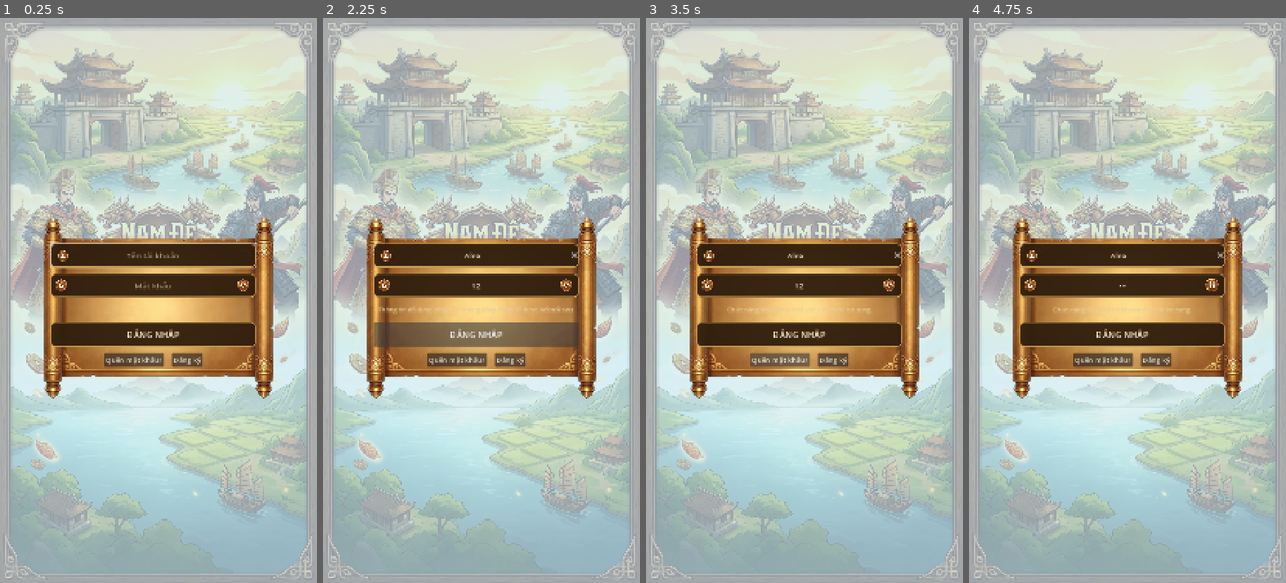
Above: before the commit, frames 1-4 (left to right).
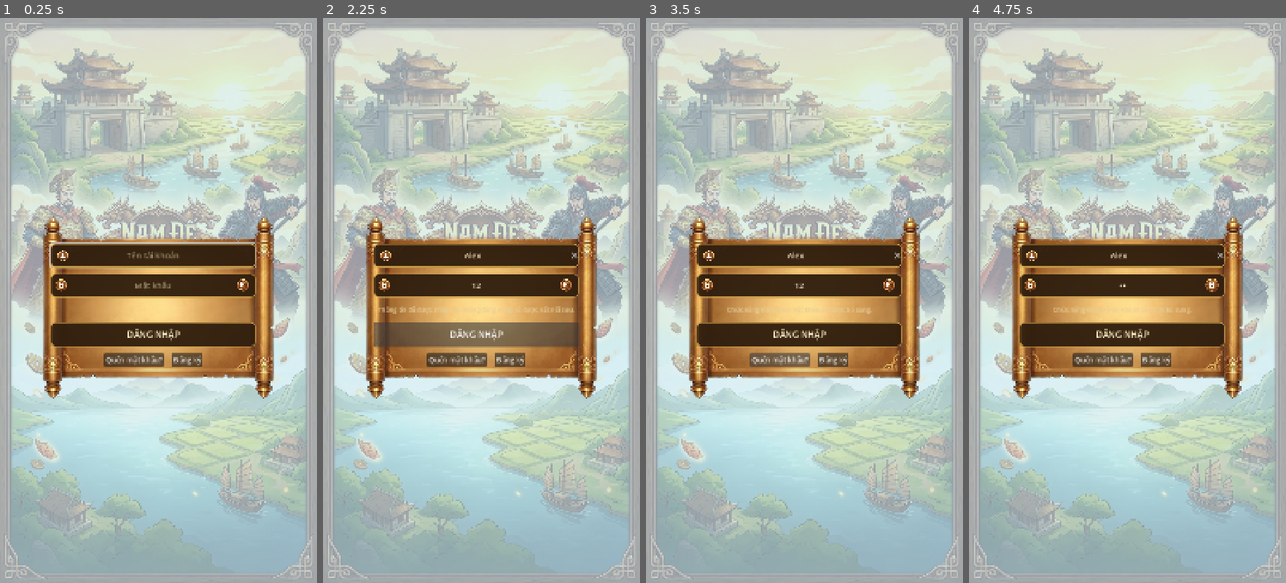
Above: after the commit, the same moments.

Repository: phanhuytung/nam-de-dai-viet
Game: Godot game, scene res://Scenes/Login/Login.tscn
Two runs of this game, one before a commit and one after it. Both use one fixed random seed, a clock stepped at 60 frames per second and the inputs below.
Inputs (mouse positions are in pixels of both pictures, inside the frame that each line leads up to):
- Up to frame 1 (0.25 s): no input
- Up to frame 2 (2.25 s): click (475, 255) at 0.52 s; type "Alex" at 0.6 s; click (475, 283) at 0.75 s; type "12" at 0.83 s; click (567, 283) at 1.25 s; click "ĐĂNG NHẬP" at 2 s
- Up to frame 3 (3.5 s): click "Quên mật khẩu?" at 2.75 s
- Up to frame 4 (4.75 s): click "Đăng ký" at 3.5 s; click (1213, 283) at 4.25 s

The runs differ from the first frame. In frame 1, 7.3% of the frame differs, in the area x 1-99%, y 0-100%; in frame 2, 7.0%; in frame 3, 7.1%; in frame 4, 7.1%.

Commit message:
Make portrait window resolution adaptive to actual display

Diff:
--- a/Scripts/Core/PortraitApp.gd
+++ b/Scripts/Core/PortraitApp.gd
@@ -1,16 +1,18 @@
 extends Node
 
-# Global display policy: portrait-first for every platform.
-# Mobile uses the project orientation setting. Desktop keeps a portrait window
-# sized to fit the usable screen so the full vertical layout remains visible.
-const BASE_SIZE := Vector2i(720, 1280)
-const DESKTOP_MARGIN := 120
-const DESKTOP_MAX_WIDTH := 720
-const DESKTOP_MAX_HEIGHT := 1280
+# Global display policy:
+# - Portrait orientation is the app policy, not a fixed pixel resolution.
+# - 720x1280 is only the Godot design/base resolution for authoring UI.
+# - The real window size is calculated from the actual display at runtime.
+# - Wider displays keep the portrait content centered; extra horizontal space
+#   shows the soft sky clear color instead of stretching the artwork.
+const MIN_WINDOW_SIZE := Vector2i(360, 640)
+const DESKTOP_HEIGHT_RATIO := 0.84
+const PORTRAIT_ASPECT := 9.0 / 16.0
 
 func _ready() -> void:
 	RenderingServer.set_default_clear_color(Color("#cfe8f7"))
-	get_window().min_size = Vector2i(360, 640)
+	get_window().min_size = MIN_WINDOW_SIZE
 
 	if OS.has_feature("mobile"):
 		return
@@ -20,21 +22,30 @@
 func _fit_desktop_portrait_window() -> void:
 	var usable := DisplayServer.screen_get_usable_rect()
 	if usable.size.x <= 0 or usable.size.y <= 0:
-		get_window().size = Vector2i(540, 960)
 		return
 
-	var max_height := min(DESKTOP_MAX_HEIGHT, usable.size.y - DESKTOP_MARGIN)
-	var max_width := min(DESKTOP_MAX_WIDTH, usable.size.x - 40)
-	var height := max(640, max_height)
-	var width := int(round(float(height) * float(BASE_SIZE.x) / float(BASE_SIZE.y)))
+	# Size from the actual laptop/desktop screen, never from 720x1280.
+	# The portrait aspect is preserved so the vertical UI remains predictable.
+	var height := int(round(float(usable.size.y) * DESKTOP_HEIGHT_RATIO))
+	var width := int(round(float(height) * PORTRAIT_ASPECT))
 
-	if width > max_width:
-		width = max_width
-		height = int(round(float(width) * float(BASE_SIZE.y) / float(BASE_SIZE.x)))
+	# If the chosen portrait window is wider than the available screen,
+	# constrain it by the real screen width and recalculate its height.
+	if width > usable.size.x:
+		width = usable.size.x
+		height = int(round(float(width) / PORTRAIT_ASPECT))
 
-	width = max(360, width)
-	height = max(640, height)
+	width = max(MIN_WINDOW_SIZE.x, width)
+	height = max(MIN_WINDOW_SIZE.y, height)
+
+	# Never allow the calculated window to exceed the usable display area.
+	if width > usable.size.x or height > usable.size.y:
+		var scale := min(
+			float(usable.size.x) / float(width),
+			float(usable.size.y) / float(height)
+		)
+		width = max(MIN_WINDOW_SIZE.x, int(floor(float(width) * scale)))
+		height = max(MIN_WINDOW_SIZE.y, int(floor(float(height) * scale)))
+
 	get_window().size = Vector2i(width, height)
-
-	var position := usable.position + (usable.size - Vector2i(width, height)) / 2
-	get_window().position = position
+	get_window().position = usable.position + (usable.size - Vector2i(width, height)) / 2
